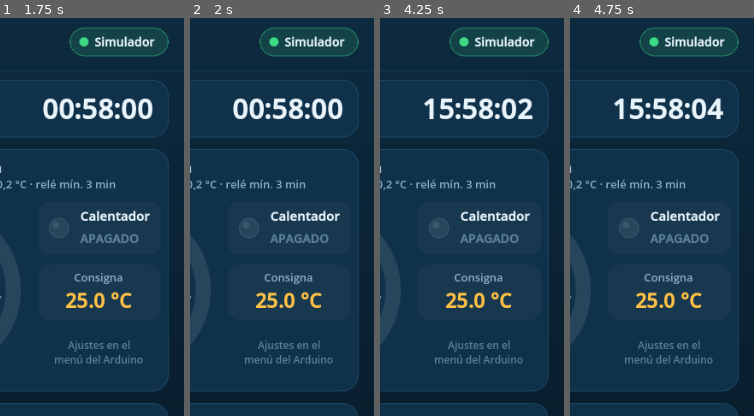
Above: before the commit, frames 1-4 (left to right).
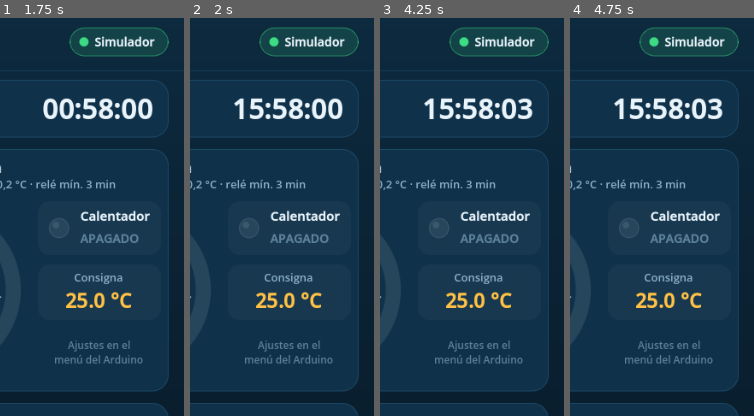
Above: after the commit, the same moments.

Repository: cronos880-lang/Virtuino_acuario
Game: Godot game, scene res://ui/principal.tscn
Two runs of this game, one before a commit and one after it. Both use one fixed random seed, a clock stepped at 60 frames per second and the inputs below. This scene is started directly instead of the project's main scene.
Inputs (mouse positions are % of the whole screen's width and height, from its top left):
- Up to frame 1 (1.75 s): tap Enter at 0.5 s; drag from (50, 3) to (60, 28) at 0.52 s; drag from (30, 55) to (45, 70) at 1.27 s
- Up to frame 2 (2 s): no input
- Up to frame 3 (4.25 s): move the mouse to (60, 28) at 2.02 s; hold D 2.03-2.75 s; tap Delete at 2.1 s; click (60, 28) at 2.17 s; tap Space at 2.75 s; drag from (45, 70) to (20, 35) at 2.77 s; tap Enter at 3.5 s; move the mouse to (80, 65) at 3.52 s; hold Left from 3.53 s (still down); tap Z at 3.6 s; click (80, 65) at 3.67 s
- Up to frame 4 (4.75 s): release Left at 4.25 s; drag from (20, 35) to (35, 25) at 4.27 s
The pictures show only the part of the screen within x 50-100%, y 0-50%; the shares and areas given below are measured in that part.

Frame 1 is identical in both runs. In frame 2, 0.5% of the frame differs, in the area x 23-41%, y 20-26%; in frame 3, 0.2%; in frame 4, 0.3%.

Commit message:
V0.5.4: respuesta rápida (página visible con prioridad, escrituras sin acumular) y deslizador en vivo
Co-Authored-By: Claude Opus 5.5 <noreply@anthropic.com>
Claude-Session: https://claude.ai/code/session_01VibFWukNYAk8MdVgtqyKg9

Diff:
--- a/acuaris/core/comunicador.gd
+++ b/acuaris/core/comunicador.gd
@@ -32,6 +32,12 @@
 var _indice := 0
 var _t_fin_ronda := -100000
 var _cola_escrituras: Array[Dictionary] = []
+## Pines de la página que se está viendo: se leen en cada ronda; el resto, una de cada RONDAS_COMPLETA.
+var pines_prioritarios: Array[String] = []
+const RONDAS_COMPLETA := 4
+var _ronda: Array[String] = []
+var _n_ronda := 0
+var _ronda_ya := false   # tras escribir, empezar otra ronda en cuanto se pueda (respuesta rápida)
 var _t_ultima_escritura: Dictionary = {}
 var _reloj_externo := -1
 
@@ -43,6 +49,7 @@
 	_buffer = ""
 	_pendiente = ""
 	_indice = 0
+	_ronda = pines_lectura.duplicate()
 	if enlace:
 		enlace.datos_recibidos.connect(_al_recibir)
 
@@ -56,6 +63,7 @@
 		var nombre := ProtocoloVCM.nombre_pin(sp.tipo, sp.pin)
 		if not pines_lectura.has(nombre):
 			pines_lectura.append(nombre)
+	_ronda = pines_lectura.duplicate()
 	_indice = 0
 
 
@@ -67,7 +75,18 @@
 		push_warning("Pin no válido: %s" % pin)
 		return
 	var nombre := ProtocoloVCM.nombre_pin(sp.tipo, sp.pin)
-	_cola_escrituras.append({"texto": ProtocoloVCM.peticion_escritura(sp.tipo, sp.pin, valor), "pin": nombre})
+	var texto := ProtocoloVCM.peticion_escritura(sp.tipo, sp.pin, valor)
+	# Si ya había una escritura pendiente del mismo pin (deslizador en vivo), se sustituye: sin cola
+	var sustituida := false
+	for e in _cola_escrituras:
+		if e.pin == nombre:
+			e.texto = texto
+			sustituida = true
+	if not sustituida:
+		_cola_escrituras.append({"texto": texto, "pin": nombre})
+	# Se corta la ronda en curso y se vuelve a leer ya la página visible, para ver el efecto
+	_ronda_ya = true
+	_indice = _ronda.size()
 	valores[nombre] = valor
 	valor_actualizado.emit(nombre, valor)
 
@@ -100,18 +119,40 @@
 		return
 	if pines_lectura.is_empty():
 		return
-	if _indice >= pines_lectura.size():
-		if ahora - _t_fin_ronda < intervalo_ronda_ms:
+	if _indice >= _ronda.size():
+		if ahora - _t_fin_ronda < intervalo_ronda_ms and not _ronda_ya:
 			return
-		_indice = 0
-	var nombre := pines_lectura[_indice]
+		_nueva_ronda()
+	var nombre := _ronda[_indice]
 	_indice += 1
-	if _indice >= pines_lectura.size():
+	if _indice >= _ronda.size():
 		_t_fin_ronda = ahora
 	var sp := ProtocoloVCM.separar_pin(nombre)
 	_pendiente = nombre
 	_t_envio = ahora
 	enlace.enviar(ProtocoloVCM.peticion_lectura(sp.tipo, sp.pin))
+
+
+## Pines de la página visible (se leen en todas las rondas).
+func fijar_prioritarios(pines: Array) -> void:
+	pines_prioritarios.clear()
+	for p in pines:
+		var sp := ProtocoloVCM.separar_pin(str(p))
+		if not sp.is_empty():
+			var nombre := ProtocoloVCM.nombre_pin(sp.tipo, sp.pin)
+			if not pines_prioritarios.has(nombre):
+				pines_prioritarios.append(nombre)
+	_ronda_ya = true
+
+
+func _nueva_ronda() -> void:
+	_indice = 0
+	_ronda_ya = false
+	_n_ronda += 1
+	if pines_prioritarios.is_empty() or _n_ronda % RONDAS_COMPLETA == 0:
+		_ronda = pines_lectura.duplicate()
+	else:
+		_ronda = pines_prioritarios.duplicate()
 
 
 func _al_recibir(texto: String) -> void:
--- a/acuaris/project.godot
+++ b/acuaris/project.godot
@@ -6,7 +6,7 @@
 
 config/name="Acuaris"
 config/description="Paneles de control Bluetooth para Arduino (protocolo VirtuinoCM)"
-config/version="0.5.3"
+config/version="0.5.4"
 run/main_scene="res://ui/inicio.tscn"
 config/features=PackedStringArray("4.7", "GL Compatibility")
 config/icon="res://icon.svg"
--- a/acuaris/proyectos/acuario_v2.acuaris.json
+++ b/acuaris/proyectos/acuario_v2.acuaris.json
@@ -192,7 +192,8 @@
             "color": "#ffd166",
             "vertical": false,
             "confirmar": false,
-            "clave": ""
+            "clave": "",
+            "en_vivo": true
           }
         },
         {
--- a/acuaris/tests/pruebas_simulador_v2.gd
+++ b/acuaris/tests/pruebas_simulador_v2.gd
@@ -78,6 +78,48 @@
 		s2.temperatura_agua = 24.0
 		s2.avanzar(1.0)
 	t.comprobar(s2.V[64] == 1.0 and s2.V[63] == 5.0, "sim v2: calentador sin efecto a los 60 min")
+	# Respuesta rápida: la página visible se lee en cada ronda y las escrituras no se acumulan
+	var pr := Proyecto.desde_archivo("res://proyectos/acuario_v2.acuaris.json")
+	var en := EnlaceSimulado.new()
+	var co := Comunicador.new()
+	t.root.add_child(en)
+	t.root.add_child(co)
+	en.set_process(false)
+	co.set_process(false)
+	en.simulador.configurar_modelo("acuario_v2")
+	en.simulador.fijar_hora(18, 0)
+	co.fijar_enlace(en)
+	co.fijar_pines(pr.todos_los_pines())
+	var pp := []
+	for d in pr.paginas()[0].widgets:
+		pp.append_array(Proyecto.pines_de(d))
+	co.fijar_prioritarios(pp)
+	en.conectar()
+	var ms := 0
+	for i in 200:
+		ms += 50
+		en.paso(0.05)
+		co.tick(ms)
+	for v in [10.0, 20.0, 30.0, 40.0]:
+		co.escribir("V12", v)
+	t.comprobar(co._cola_escrituras.size() == 1, "comunicador: escrituras del mismo pin no se acumulan")
+	for i in 100:
+		ms += 50
+		en.paso(0.05)
+		co.tick(ms)
+	t.comprobar(en.simulador.luz_pwm == 40, "comunicador: la luz cambia con el último valor del deslizador")
+	co.escribir("V13", 1.0)   # botón «Referencia»
+	var ms0 := ms
+	var visto := -1
+	for i in 200:
+		ms += 50
+		en.paso(0.05)
+		co.tick(ms)
+		if visto < 0 and co.valores.get("V12", -1.0) == 125.0:
+			visto = ms - ms0
+	t.comprobar(visto >= 0 and visto <= 2500, "comunicador: «Referencia» se ve en el deslizador en < 2,5 s (%d ms)" % visto)
+	en.free()
+	co.free()
 	# Formato hora del elemento Valor
 	t.comprobar(WValor.leer_hora("16:30") == 1630 and WValor.leer_hora("930") == 930 and WValor.leer_hora("9.05") == 905, "valor hora: lectura de 16:30, 930 y 9.05")
 	t.comprobar(WValor.leer_hora("25:00") == null and WValor.leer_hora("12:60") == null and WValor.leer_hora("abc") == null, "valor hora: horas no válidas")
--- a/acuaris/ui/principal.gd
+++ b/acuaris/ui/principal.gd
@@ -139,6 +139,11 @@
 		if alto_dp * s > scroll.size.y and alto_dp > 0.0:
 			s_pag = maxf(scroll.size.y / alto_dp, s * 0.6)   # como mucho al 60 %; si aún no cabe, se desliza
 		vista.construir(pag, s_pag, proyecto.ancho_dp(), proyecto.alto_dp())
+		# Lo que se ve se lee en cada ronda (respuesta rápida); el resto de páginas, de vez en cuando
+		var pines_pag := []
+		for d in pag.get("widgets", []):
+			pines_pag.append_array(Proyecto.pines_de(d))
+		comunicador.fijar_prioritarios(pines_pag)
 		vista.position.x = maxf(0.0, (tam.x - proyecto.ancho_dp() * s_pag) * 0.5)
 		marco.custom_minimum_size = Vector2(tam.x, vista.size.y)
 	for p in comunicador.valores:
--- a/acuaris/widgets/esquema.gd
+++ b/acuaris/widgets/esquema.gd
@@ -2085,6 +2085,12 @@
 				"defecto": false
 			},
 			{
+				"clave": "en_vivo",
+				"nombre": "Enviar mientras se arrastra",
+				"tipo": "bool",
+				"defecto": false
+			},
+			{
 				"clave": "confirmar",
 				"nombre": "Pedir confirmación",
 				"tipo": "bool",
@@ -2152,6 +2158,12 @@
 				"nombre": "Vertical",
 				"tipo": "bool",
 				"defecto": true
+			},
+			{
+				"clave": "en_vivo",
+				"nombre": "Enviar mientras se arrastra",
+				"tipo": "bool",
+				"defecto": false
 			},
 			{
 				"clave": "confirmar",
--- a/acuaris/widgets/w_deslizador.gd
+++ b/acuaris/widgets/w_deslizador.gd
@@ -1,9 +1,12 @@
 class_name WDeslizador
 extends AcWidget
 ## Deslizador horizontal o vertical ("vertical"): arrastrar para elegir y soltar para enviar.
+## Con "en_vivo" también envía mientras se arrastra (unas 6 veces por segundo), para ver el efecto al momento.
 
 var _arrastrando := false
 var _valor_local := 0.0
+var _t_envio := 0
+var _ultimo_enviado := NAN
 
 
 func _init() -> void:
@@ -42,6 +45,12 @@
 		accept_event()
 	elif evento is InputEventMouseMotion and _arrastrando:
 		_valor_local = _valor_en(evento.position)
+		var ahora := Time.get_ticks_msec()
+		var pide := bool(prop("confirmar", false)) or str(prop("clave", "")) != ""
+		if bool(prop("en_vivo", false)) and not pide and ahora - _t_envio >= 150 and _valor_local != _ultimo_enviado:
+			_t_envio = ahora
+			_ultimo_enviado = _valor_local
+			solicitar(_valor_local)
 		queue_redraw()
 		accept_event()
 
Not shown, changed: INICIAR_WINDOWS.bat
